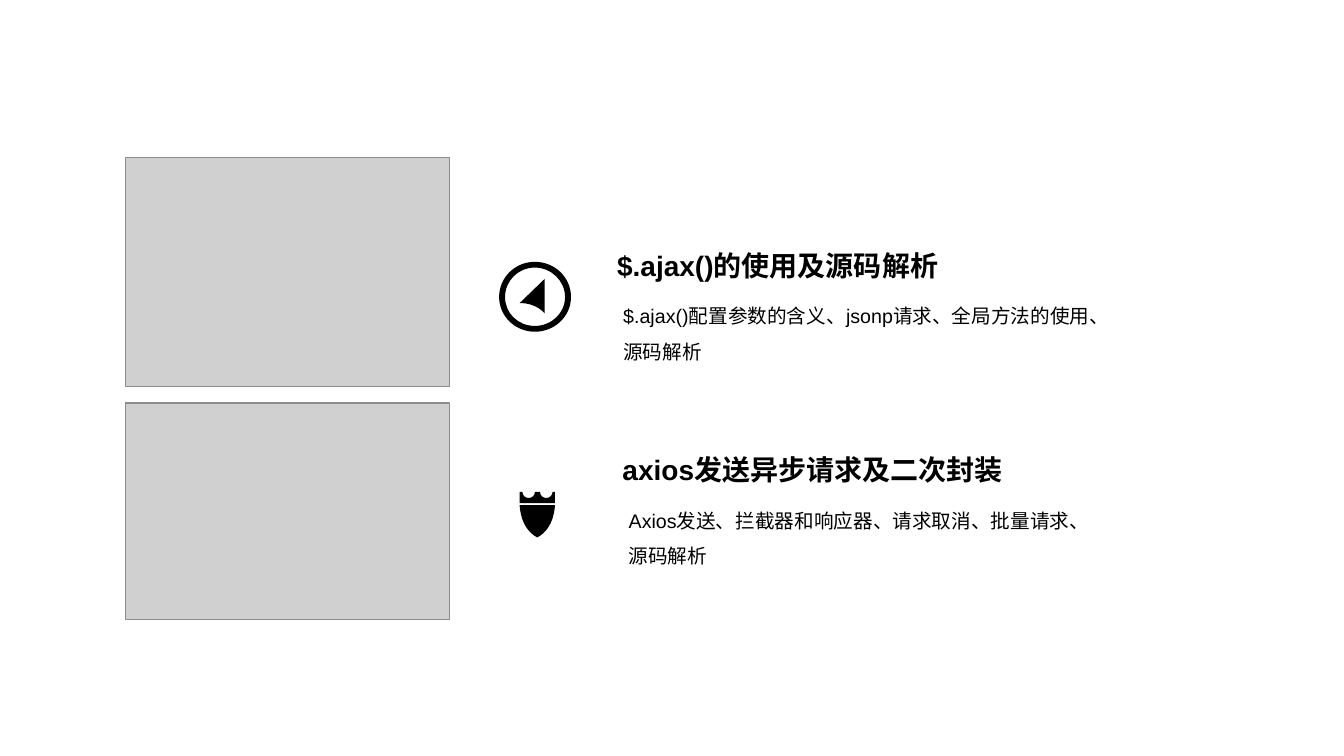
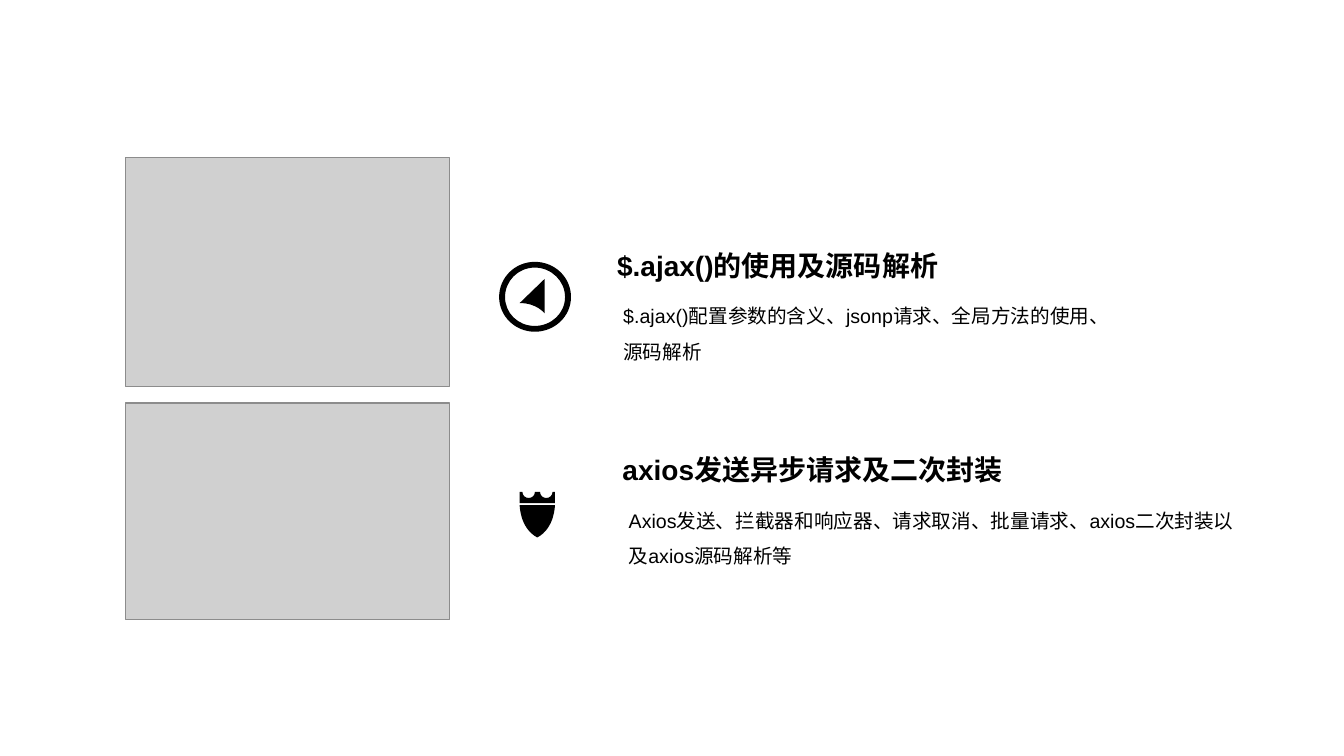
Before and after one commit to CowenZhengHao/ajax, a slide deck: slide 6 of 课件.pptx. Drawn at 1344x756 pixels with LibreOffice and Linux fonts; fonts in the diff are those of the drawing; grey boxes stand for pictures. Boxes give left, top, right and bottom in pixels: in the first picture for what was removed or moved away, otherwise in the second. Text is boxed around its words. In the diff, an @@ line names an element or a change of style, - is before the commit and + after.

```diff
--- a/课件.pptx
+++ b/课件.pptx
@@ text at [629,513,1234,530]: text changed @@
-Axios发送、拦截器和响应器、请求取消、批量请求、
-源码解析
+Axios发送、拦截器和响应器、请求取消、批量请求、axios二次封装以及axios源码解析等
```
Also in this commit, not shown: 5 other slides changed, 1 slide added, 1 other file.
